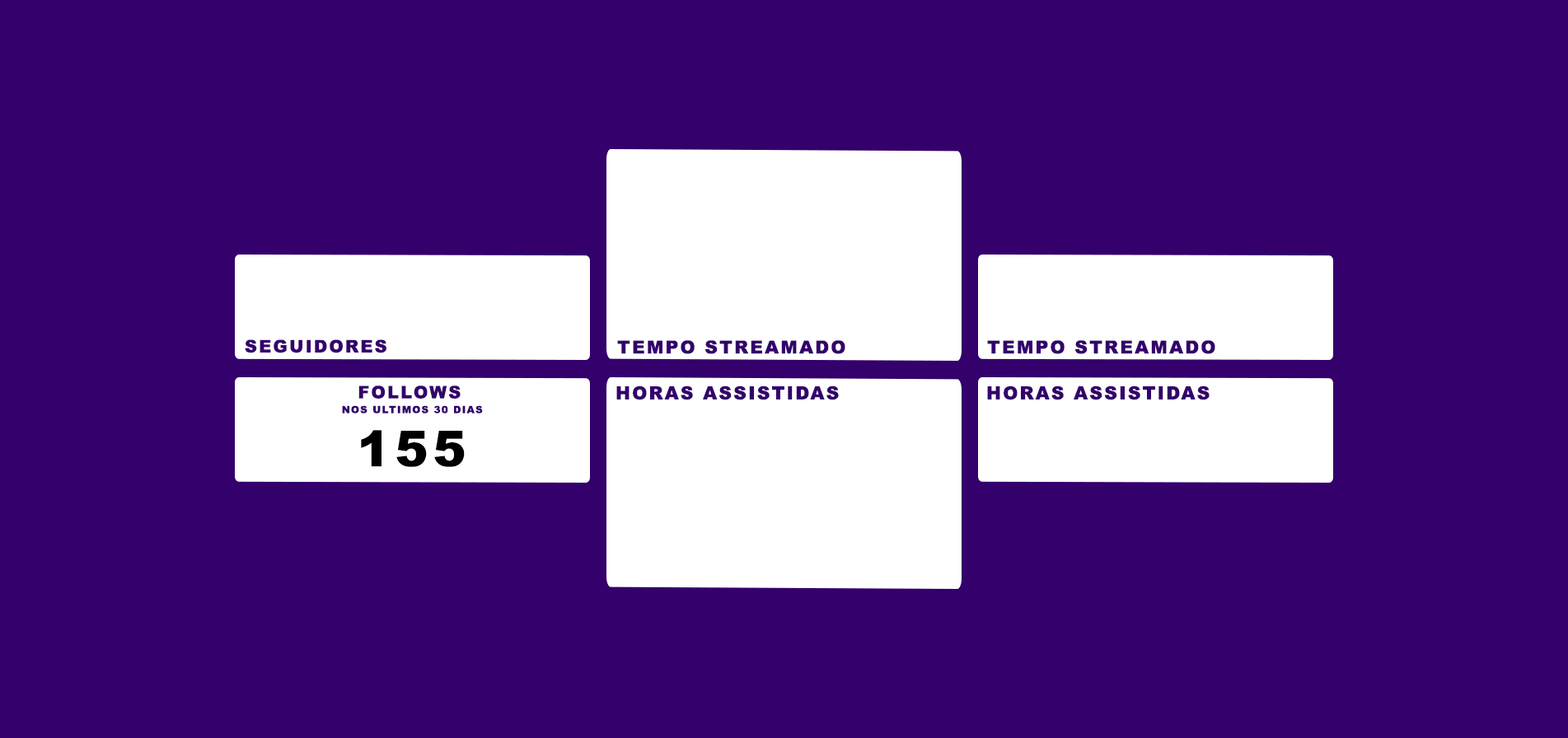
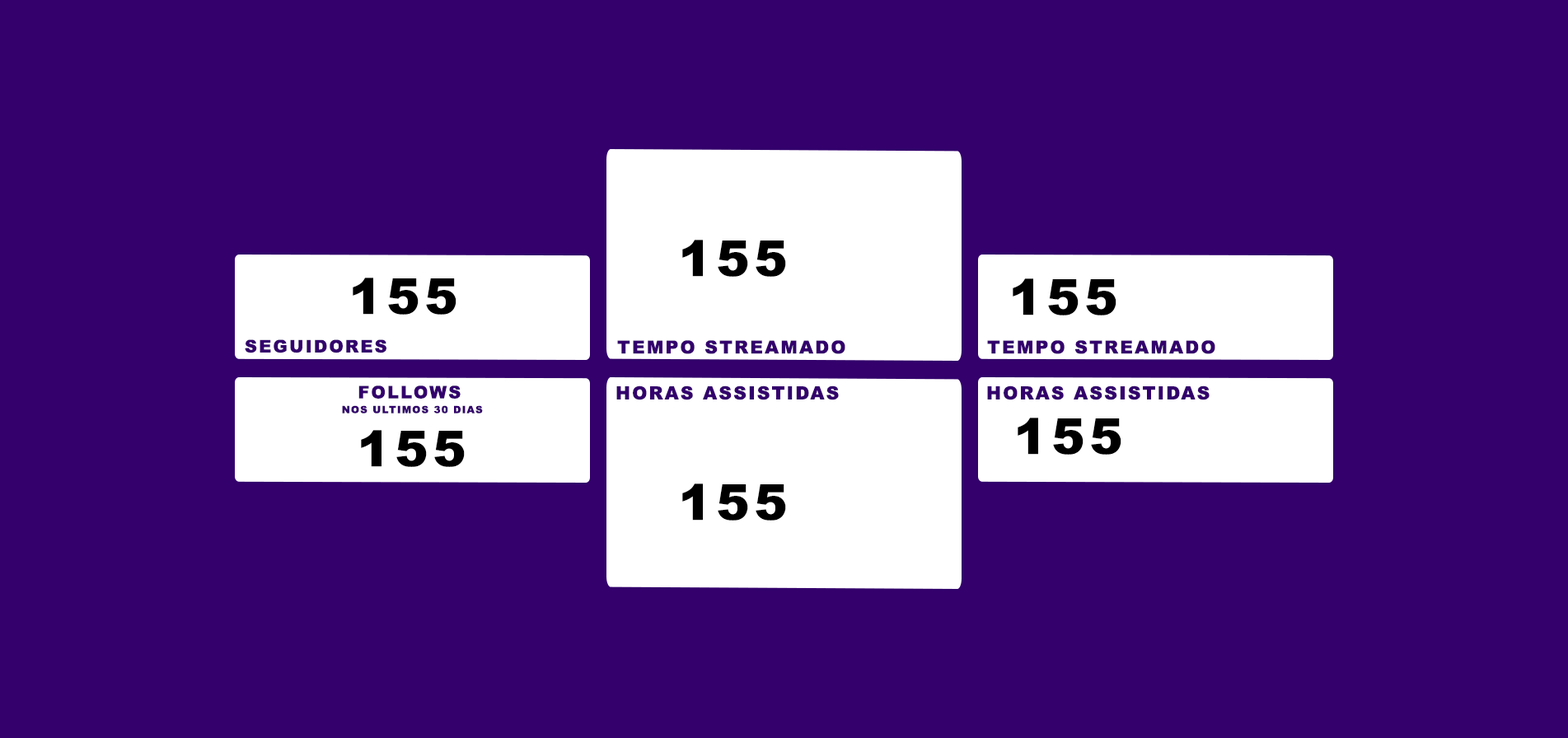
Two versions of the same layered image (1568px x 738px). Layer-by-layer changes:
added layer "155 copiar 5" above "155 copiar 4" over <box>1012,278,1117,316</box>
added layer "155 copiar 4" above "155 copiar 3" over <box>1017,417,1122,455</box>
added layer "155 copiar 3" above "155 copiar 2" over <box>682,483,787,521</box>
added layer "155 copiar 2" above "155 copiar" over <box>682,239,787,277</box>
added layer "155 copiar" above "155" over <box>352,277,457,315</box>